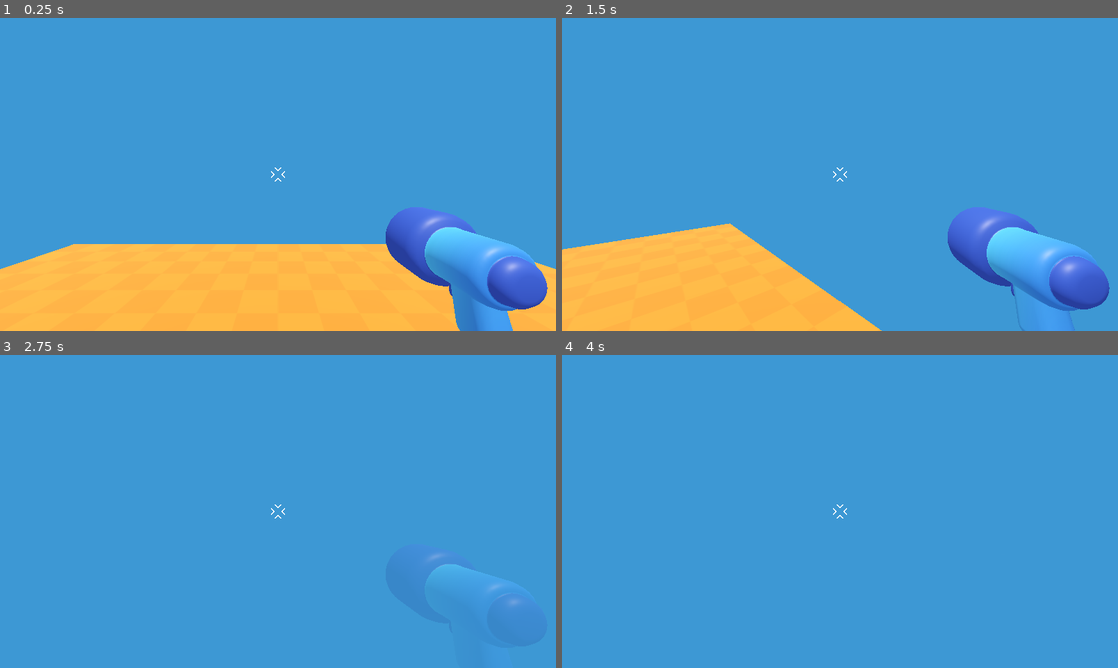
Above: before the commit, frames 1-4 (two rows, left to right).
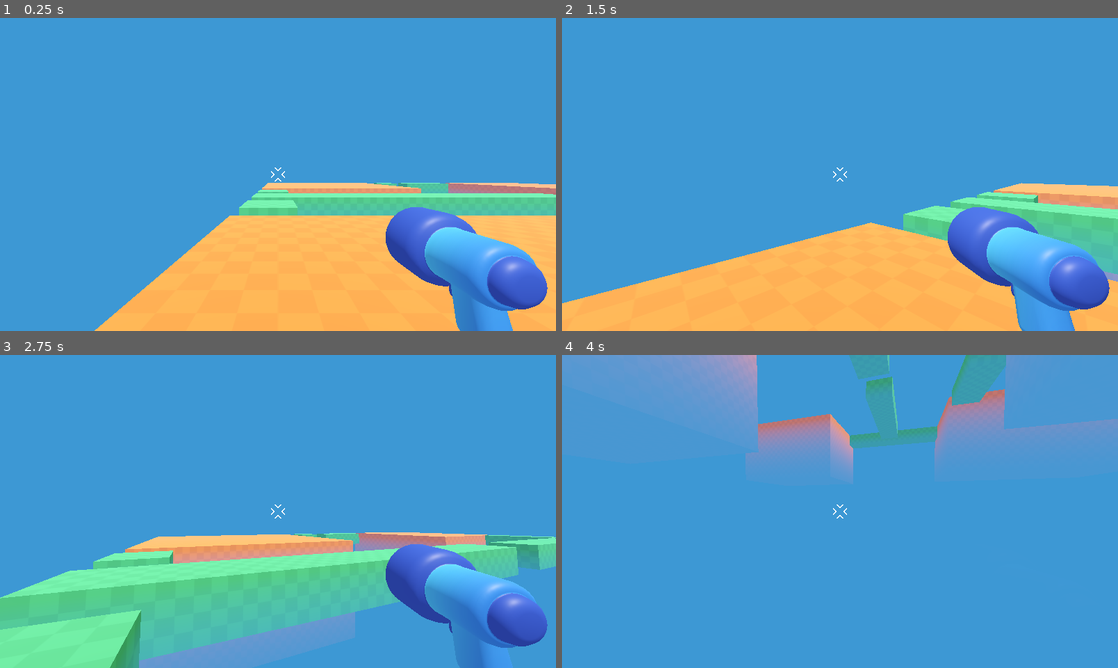
Above: after the commit, the same moments.

Repository: leomanlapera/my-first-3d-game
Game: Godot game, scene res://game.tscn
The game is run twice, just before and just after one commit, with the same random seed, the same clock (stepped at 60 frames per second) and the same inputs.
Inputs (mouse positions are in pixels of both pictures, inside the frame that each line leads up to):
- Up to frame 1 (0.25 s): no input
- Up to frame 2 (1.5 s): tap Enter at 0.5 s; move the mouse to (867, 174) at 0.52 s; hold W (move_forward) from 0.53 s (still down); tap Space (jump) at 0.77 s; move the mouse to (812, 174) at 1.27 s
- Up to frame 3 (2.75 s): keep holding W (move_forward); tap Space (jump) at 1.52 s; move the mouse to (289, 505) at 2.02 s
- Up to frame 4 (4 s): keep holding W (move_forward); move the mouse to (834, 517) at 2.77 s; tap Space (jump) at 3.02, 3.77 s; move the mouse to (878, 514) at 3.52 s

The runs differ from the first frame. In frame 1, 17% of the frame differs, in the area x 0-100%, y 52-100%; in frame 2, 20%; in frame 3, 31%, in the area x 0-100%, y 56-100%; in frame 4, 15%.

Commit message:
creting the level

Diff:
--- a/game.tscn
+++ b/game.tscn
@@ -1,12 +1,8 @@
 [gd_scene load_steps=5 format=3 uid="uid://c2t1hkcxl5qw1"]
 
 [ext_resource type="PackedScene" uid="uid://dxjhr1dmftc0p" path="res://player/player.tscn" id="1_80nbo"]
-[ext_resource type="Texture2D" uid="uid://bos7rridjkps1" path="res://level/checkboard.png" id="1_e2o6t"]
-
-[sub_resource type="StandardMaterial3D" id="StandardMaterial3D_80nbo"]
-albedo_color = Color(0.9214332, 0.50657123, 0.13750622, 1)
-albedo_texture = ExtResource("1_e2o6t")
-uv1_triplanar = true
+[ext_resource type="Material" uid="uid://eh75qyobma8f" path="res://level/platform.tres" id="1_feb5d"]
+[ext_resource type="Material" uid="uid://cnyp7csl5pfco" path="res://level/bridge.tres" id="2_feb5d"]
 
 [sub_resource type="Environment" id="Environment_80nbo"]
 background_mode = 1
@@ -23,12 +19,86 @@
 [node name="Game" type="Node3D"]
 
 [node name="CSGBox3D" type="CSGBox3D" parent="."]
-transform = Transform3D(1, 0, 0, 0, 1, 0, 0, 0, 1, 0, -5, 0)
+transform = Transform3D(1, 0, 0, 0, 1, 0, 0, 0, 1, -4, -5, 5)
+material_override = ExtResource("1_feb5d")
 use_collision = true
-size = Vector3(10, 10, 10)
-material = SubResource("StandardMaterial3D_80nbo")
+size = Vector3(20, 10, 11)
+material = ExtResource("1_feb5d")
+
+[node name="CSGBox3D5" type="CSGBox3D" parent="."]
+transform = Transform3D(1, 0, 0, 0, 1, 0, 0, 0, 1, 9.5, -1, 1)
+use_collision = true
+size = Vector3(3, 2, 3)
+material = ExtResource("2_feb5d")
+
+[node name="CSGBox3D12" type="CSGBox3D" parent="."]
+transform = Transform3D(1, 0, 0, 0, 1, 0, 0, 0, 1, -12.5, -1, -4)
+use_collision = true
+size = Vector3(3, 2, 3)
+material = ExtResource("2_feb5d")
+
+[node name="CSGBox3D13" type="CSGBox3D" parent="."]
+transform = Transform3D(1, 0, 0, 0, 1, 0, 0, 0, 1, -1, -1, -9)
+use_collision = true
+size = Vector3(26, 2, 3)
+material = ExtResource("2_feb5d")
+
+[node name="CSGBox3D15" type="CSGBox3D" parent="."]
+transform = Transform3D(1, 0, 0, 0, 1, 0, 0, 0, 1, 24, -1, -9)
+use_collision = true
+size = Vector3(16, 2, 3)
+material = ExtResource("2_feb5d")
+
+[node name="CSGBox3D14" type="CSGBox3D" parent="."]
+transform = Transform3D(1, 0, 0, 0, 1, 0, 0, 0, 1, -12.5, -1, -14)
+use_collision = true
+size = Vector3(3, 2, 3)
+material = ExtResource("2_feb5d")
+
+[node name="CSGBox3D16" type="CSGBox3D" parent="."]
+transform = Transform3D(1, 0, 0, 0, 1, 0, 0, 0, 1, 17, -1, -33)
+use_collision = true
+size = Vector3(8, 2, 3)
+material = ExtResource("2_feb5d")
+
+[node name="CSGBox3D17" type="CSGBox3D" parent="."]
+transform = Transform3D(1, 0, 0, 0, 1, 0, 0, 0, 1, 9.5, -1, -33)
+use_collision = true
+size = Vector3(3, 2, 3)
+material = ExtResource("2_feb5d")
+
+[node name="CSGBox3D7" type="CSGBox3D" parent="."]
+transform = Transform3D(1, 0, 0, 0, 1, 0, 0, 0, 1, 17, -1, 1)
+use_collision = true
+size = Vector3(8, 2, 3)
+material = ExtResource("2_feb5d")
+
+[node name="CSGBox3D11" type="CSGBox3D" parent="."]
+transform = Transform3D(1, 0, 0, 0, 1, 0, 0, 0, 1, 35.5, -1, -9)
+use_collision = true
+size = Vector3(3, 2, 17)
+material = ExtResource("2_feb5d")
+
+[node name="CSGBox3D2" type="CSGBox3D" parent="."]
+transform = Transform3D(1, 0, 0, 0, 1, 0, 0, 0, 1, -4, -5, -26.05)
+use_collision = true
+size = Vector3(20, 10, 16.9)
+material = ExtResource("1_feb5d")
+
+[node name="CSGBox3D3" type="CSGBox3D" parent="."]
+transform = Transform3D(1, 0, 0, 0, 1, 0, 0, 0, 1, 29.95, -5, -25.999998)
+use_collision = true
+size = Vector3(14.1, 10, 17)
+material = ExtResource("1_feb5d")
+
+[node name="CSGBox3D4" type="CSGBox3D" parent="."]
+transform = Transform3D(1, 0, 0, 0, 1, 0, 0, 0, 1, 30, -5, 10.5)
+use_collision = true
+size = Vector3(14, 10, 22)
+material = ExtResource("1_feb5d")
 
 [node name="Player" parent="." instance=ExtResource("1_80nbo")]
+transform = Transform3D(1, 0, 0, 0, 1, 0, 0, 0, 1, -12, 0, 8)
 
 [node name="DirectionalLight3D" type="DirectionalLight3D" parent="."]
 transform = Transform3D(1, 0, 0, 0, 0.41678858, 0.90900344, 0, -0.90900344, 0.41678858, 0, 5.7731895, 2.5312405)
--- /dev/null
+++ b/level/bridge.tres
@@ -0,0 +1,8 @@
+[gd_resource type="StandardMaterial3D" load_steps=2 format=3 uid="uid://cnyp7csl5pfco"]
+
+[ext_resource type="Texture2D" uid="uid://bos7rridjkps1" path="res://level/checkboard.png" id="1_h4bgb"]
+
+[resource]
+albedo_color = Color(0.2672849, 0.7354961, 0.4175021, 1)
+albedo_texture = ExtResource("1_h4bgb")
+uv1_triplanar = true
--- /dev/null
+++ b/level/platform.tres
@@ -0,0 +1,8 @@
+[gd_resource type="StandardMaterial3D" load_steps=2 format=3 uid="uid://eh75qyobma8f"]
+
+[ext_resource type="Texture2D" uid="uid://bos7rridjkps1" path="res://level/checkboard.png" id="1_v070j"]
+
+[resource]
+albedo_color = Color(0.92862463, 0.49633998, 0.19282442, 1)
+albedo_texture = ExtResource("1_v070j")
+uv1_triplanar = true
